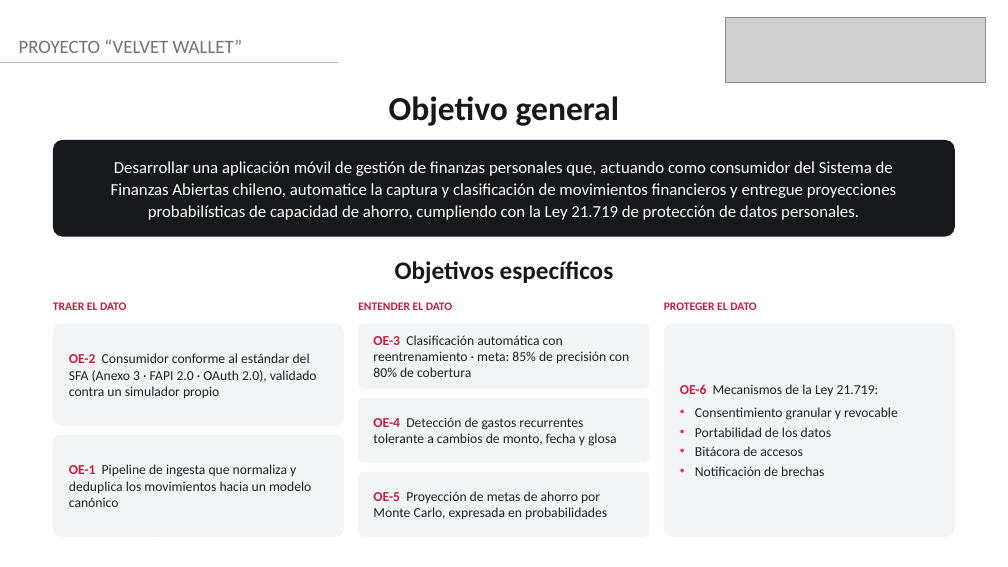
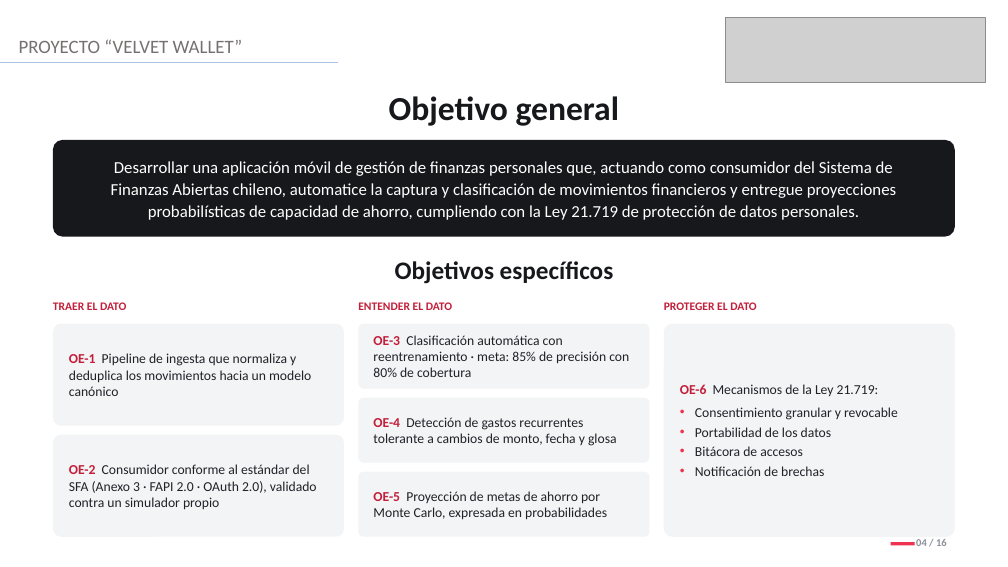
Before and after one commit to JossPa/VelvetWallet, a slide deck: slide 4 of Fase 3/Evidencias_Grupales/Presentación Final del proyecto (Español).pptx. Drawn at 1008x567 pixels with LibreOffice and Linux fonts; fonts in the diff are those of the drawing; grey boxes stand for pictures. Boxes give left, top, right and bottom in pixels: in the first picture for what was removed or moved away, otherwise in the second. Text is boxed around its words. In the diff, an @@ line names an element or a change of style, - is before the commit and + after.

```diff
--- a/Fase 3/Evidencias_Grupales/Presentación Final del proyecto (Español).pptx
+++ b/Fase 3/Evidencias_Grupales/Presentación Final del proyecto (Español).pptx
@@ rounded rectangle "OE-1 Pipeline de ingesta que ...": place and size @@
-rounded rectangle "OE-1 Pipeline de ingesta que ..." at (53, 435, 344, 537)
+rounded rectangle "OE-1 Pipeline de ingesta que ..." at (53, 324, 344, 426)
@@ rounded rectangle "OE-2 Consumidor conforme al estándar ...": place and size @@
-rounded rectangle "OE-2 Consumidor conforme al estándar ..." at (53, 324, 344, 426)
+rounded rectangle "OE-2 Consumidor conforme al estándar ..." at (53, 435, 344, 537)
@@ text added at (916, 539, 947, 546), 10 pt, text #8A8F98, bold @@
+04 / 16
@@ rectangle added at (891, 542, 915, 545), fill #EE3450 @@
```
Also in this commit, not shown: 15 other slides changed.
